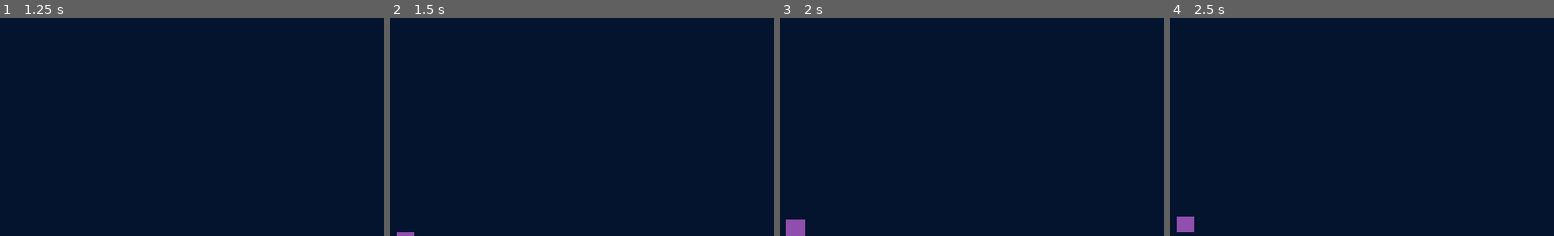
Above: before the commit, frames 1-4 (left to right).
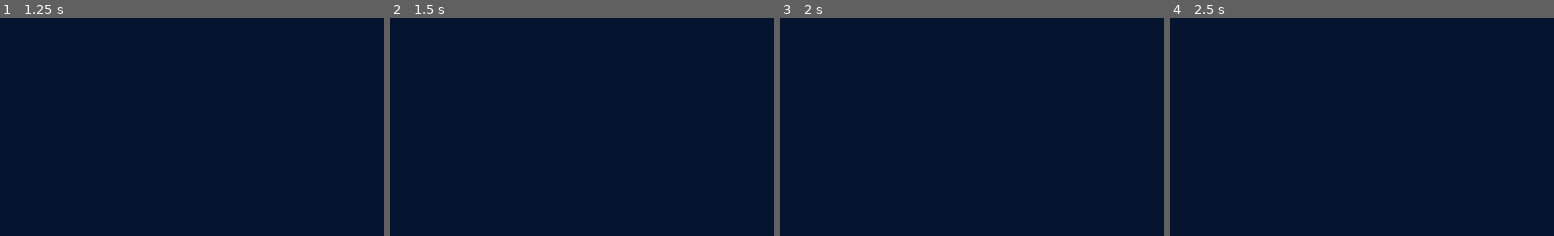
Above: after the commit, the same moments.

Repository: ketr4x/Motion
Game: Godot game, scene res://scenes/game.tscn
Two runs of this game, one before a commit and one after it. Both use one fixed random seed, a clock stepped at 60 frames per second and the inputs below. This scene is started directly instead of the project's main scene.
Inputs (mouse positions are % of the whole screen's width and height, from its top left):
- Up to frame 1 (1.25 s): tap Enter at 0.5 s; move the mouse to (72, 45) at 0.52 s; hold D (right) from 0.53 s (still down); hold E from 0.53 s (still down); click (72, 45) at 0.67 s
- Up to frame 2 (1.5 s): tap Space at 1.25 s; move the mouse to (29, 55) at 1.27 s; release D (right) at 1.28 s; release E at 1.28 s; hold Down from 1.28 s (still down); tap E at 1.35 s
- Up to frame 3 (2 s): keep holding Down
- Up to frame 4 (2.5 s): tap Enter at 2 s; move the mouse to (60, 28) at 2.02 s; release Down at 2.03 s; hold D (right) from 2.03 s (still down); hold E from 2.03 s (still down); tap Alt at 2.1 s
The pictures show only the part of the screen within x 0-50%, y 50-100%; the shares and areas given below are measured in that part.

Frame 1 is identical in both runs. In frame 2, less than 0.1% of the frame differs, in the area x 1-7%, y 98-100%; in frame 3, 0.4%, in the area x 1-7%, y 92-100%; in frame 4, 0.3%.

Commit message:
feat: implement co-op gate mechanics with lever activation

Diff:
--- /dev/null
+++ b/scenes/coop_gate.tscn
@@ -0,0 +1,98 @@
+[gd_scene format=3 uid="uid://coopgatetscn"]
+
+[ext_resource type="Script" path="res://scripts/coop_gate.gd" id="1_gate"]
+[ext_resource type="FontFile" uid="uid://di8wo4lhpfqr5" path="res://assets/Cairopixel.ttf" id="2_font"]
+
+[sub_resource type="CanvasTexture" id="CanvasTexture_barrier"]
+
+[sub_resource type="RectangleShape2D" id="RectangleShape2D_barrier"]
+size = Vector2(600, 20)
+
+[sub_resource type="CanvasTexture" id="CanvasTexture_lever"]
+
+[sub_resource type="RectangleShape2D" id="RectangleShape2D_lever"]
+size = Vector2(40, 40)
+
+[sub_resource type="SceneReplicationConfig" id="SceneReplicationConfig_gate"]
+properties/0/path = NodePath(".:position")
+properties/0/spawn = true
+properties/0/replication_mode = 1
+
+[node name="CoopGate" type="Node2D"]
+script = ExtResource("1_gate")
+
+[node name="GateBody" type="StaticBody2D" parent="."]
+collision_mask = 0
+
+[node name="Sprite2D" type="Sprite2D" parent="GateBody"]
+self_modulate = Color(0.1, 0.45, 0.8, 0.75)
+scale = Vector2(600, 20)
+texture = SubResource("CanvasTexture_barrier")
+
+[node name="CollisionShape2D" type="CollisionShape2D" parent="GateBody"]
+shape = SubResource("RectangleShape2D_barrier")
+
+[node name="Label" type="Label" parent="GateBody"]
+offset_left = -100.0
+offset_top = -26.0
+offset_right = 100.0
+offset_bottom = -3.0
+theme_override_colors/font_color = Color(0.3, 0.7, 1, 1)
+theme_override_fonts/font = ExtResource("2_font")
+theme_override_font_sizes/font_size = 14
+text = "CO-OP GATE LOCKED"
+horizontal_alignment = 1
+vertical_alignment = 1
+
+[node name="LeverA" type="Area2D" parent="."]
+position = Vector2(-180, -35)
+collision_layer = 0
+collision_mask = 2
+
+[node name="Sprite2D" type="Sprite2D" parent="LeverA"]
+self_modulate = Color(0.9, 0.2, 0.2, 1)
+scale = Vector2(16, 24)
+texture = SubResource("CanvasTexture_lever")
+
+[node name="CollisionShape2D" type="CollisionShape2D" parent="LeverA"]
+shape = SubResource("RectangleShape2D_lever")
+
+[node name="Label" type="Label" parent="LeverA"]
+offset_left = -75.0
+offset_top = -30.0
+offset_right = 75.0
+offset_bottom = -13.0
+theme_override_colors/font_color = Color(0.9, 0.9, 0.9, 1)
+theme_override_fonts/font = ExtResource("2_font")
+theme_override_font_sizes/font_size = 12
+text = "LEVER A"
+horizontal_alignment = 1
+vertical_alignment = 1
+
+[node name="LeverB" type="Area2D" parent="."]
+position = Vector2(180, -35)
+collision_layer = 0
+collision_mask = 2
+
+[node name="Sprite2D" type="Sprite2D" parent="LeverB"]
+self_modulate = Color(0.9, 0.2, 0.2, 1)
+scale = Vector2(16, 24)
+texture = SubResource("CanvasTexture_lever")
+
+[node name="CollisionShape2D" type="CollisionShape2D" parent="LeverB"]
+shape = SubResource("RectangleShape2D_lever")
+
+[node name="Label" type="Label" parent="LeverB"]
+offset_left = -75.0
+offset_top = -30.0
+offset_right = 75.0
+offset_bottom = -13.0
+theme_override_colors/font_color = Color(0.9, 0.9, 0.9, 1)
+theme_override_fonts/font = ExtResource("2_font")
+theme_override_font_sizes/font_size = 12
+text = "LEVER B"
+horizontal_alignment = 1
+vertical_alignment = 1
+
+[node name="MultiplayerSynchronizer" type="MultiplayerSynchronizer" parent="."]
+replication_config = SubResource("SceneReplicationConfig_gate")
--- a/scenes/game.tscn
+++ b/scenes/game.tscn
@@ -29,7 +29,7 @@
 script = ExtResource("1_e2o6t")
 
 [node name="MultiplayerSpawner" type="MultiplayerSpawner" parent="." unique_id=902365000]
-_spawnable_scenes = PackedStringArray("uid://df5s7hsk8vswp", "uid://cspiketscn", "uid://cjellyfishtscn", "uid://coxyspottscn", "uid://cshoaltscn")
+_spawnable_scenes = PackedStringArray("uid://df5s7hsk8vswp", "uid://cspiketscn", "uid://cjellyfishtscn", "uid://coxyspottscn", "uid://cshoaltscn", "uid://coopgatetscn")
 spawn_path = NodePath("..")
 
 [node name="SpawnPoint1" type="Node2D" parent="." unique_id=668066246]
--- /dev/null
+++ b/scripts/coop_gate.gd
@@ -0,0 +1,165 @@
+extends Node2D
+
+@onready var lever_a: Area2D = $LeverA
+@onready var lever_b: Area2D = $LeverB
+@onready var gate_body: StaticBody2D = $GateBody
+
+@onready var lever_a_sprite: Sprite2D = $LeverA/Sprite2D
+@onready var lever_b_sprite: Sprite2D = $LeverB/Sprite2D
+@onready var gate_sprite: Sprite2D = $GateBody/Sprite2D
+
+@onready var lever_a_label: Label = $LeverA/Label
+@onready var lever_b_label: Label = $LeverB/Label
+@onready var gate_label: Label = $GateBody/Label
+
+@onready var gate_collision: CollisionShape2D = $GateBody/CollisionShape2D
+
+@export var activation_window: float = 4.0
+
+var lever_a_active: bool = false
+var lever_b_active: bool = false
+var gate_open: bool = false
+
+var lever_a_timer: float = 0.0
+var lever_b_timer: float = 0.0
+
+var local_in_lever_a: bool = false
+var local_in_lever_b: bool = false
+
+func _ready() -> void:
+	lever_a.body_entered.connect(_on_lever_a_body_entered)
+	lever_a.body_exited.connect(_on_lever_a_body_exited)
+
+	lever_b.body_entered.connect(_on_lever_b_body_entered)
+	lever_b.body_exited.connect(_on_lever_b_body_exited)
+
+	update_visuals()
+
+func _process(delta: float) -> void:
+	if multiplayer.is_server() and not gate_open:
+		var changed = false
+		if lever_a_active:
+			lever_a_timer -= delta
+			if lever_a_timer <= 0.0:
+				lever_a_active = false
+				lever_a_timer = 0.0
+				changed = true
+
+		if lever_b_active:
+			lever_b_timer -= delta
+			if lever_b_timer <= 0.0:
+				lever_b_active = false
+				lever_b_timer = 0.0
+				changed = true
+
+		if changed:
+			sync_lever_states.rpc(lever_a_active, lever_a_timer, lever_b_active, lever_b_timer)
+	else:
+		if lever_a_active and lever_a_timer > 0.0:
+			lever_a_timer = max(0.0, lever_a_timer - delta)
+		if lever_b_active and lever_b_timer > 0.0:
+			lever_b_timer = max(0.0, lever_b_timer - delta)
+
+	# Client input check
+	if not gate_open:
+		if local_in_lever_a and Input.is_key_pressed(KEY_E) and not lever_a_active:
+			request_activate_lever.rpc_id(1, "A")
+		elif local_in_lever_b and Input.is_key_pressed(KEY_E) and not lever_b_active:
+			request_activate_lever.rpc_id(1, "B")
+
+	update_visuals()
+
+@rpc("any_peer", "call_local", "reliable")
+func request_activate_lever(lever_id: String) -> void:
+	if not multiplayer.is_server():
+		return
+	if gate_open:
+		return
+
+	if lever_id == "A":
+		lever_a_active = true
+		lever_a_timer = activation_window
+	elif lever_id == "B":
+		lever_b_active = true
+		lever_b_timer = activation_window
+
+	sync_lever_states.rpc(lever_a_active, lever_a_timer, lever_b_active, lever_b_timer)
+
+	if lever_a_active and lever_b_active:
+		open_gate.rpc()
+
+@rpc("authority", "call_local", "reliable")
+func sync_lever_states(a_state: bool, a_time: float, b_state: bool, b_time: float) -> void:
+	lever_a_active = a_state
+	lever_a_timer = a_time
+	lever_b_active = b_state
+	lever_b_timer = b_time
+
+@rpc("authority", "call_local", "reliable")
+func open_gate() -> void:
+	gate_open = true
+	gate_collision.set_deferred("disabled", true)
+
+	# Shake camera of local player if they exist
+	var game_node = get_parent()
+	if game_node:
+		var local_id = multiplayer.get_unique_id()
+		var local_player = game_node.get_node_or_null(str(local_id))
+		if local_player and local_player.has_method("shake_camera"):
+			local_player.shake_camera(8.0, 0.5)
+
+	# Fade out animation
+	var tween = create_tween()
+	tween.tween_property(gate_sprite, "modulate:a", 0.0, 0.6)
+	tween.parallel().tween_property(gate_sprite, "scale:y", 0.1, 0.6)
+
+	# Also fade out the lever labels
+	tween.parallel().tween_property(lever_a_label, "modulate:a", 0.0, 0.4)
+	tween.parallel().tween_property(lever_b_label, "modulate:a", 0.0, 0.4)
+	tween.parallel().tween_property(gate_label, "modulate:a", 0.0, 0.4)
+
+	# Wait for animation and free
+	tween.tween_callback(queue_free)
+
+func update_visuals() -> void:
+	if gate_open:
+		gate_label.text = "UNLOCKED!"
+		return
+
+	# Update Lever A
+	if lever_a_active:
+		lever_a_sprite.self_modulate = Color(0.2, 0.8, 0.3) # Green
+		lever_a_label.text = "ACTIVE (%.1fs)" % lever_a_timer
+	else:
+		lever_a_sprite.self_modulate = Color(0.9, 0.2, 0.2) # Red
+		if local_in_lever_a:
+			lever_a_label.text = "PRESS [E]"
+		else:
+			lever_a_label.text = "LEVER A"
+
+	# Update Lever B
+	if lever_b_active:
+		lever_b_sprite.self_modulate = Color(0.2, 0.8, 0.3) # Green
+		lever_b_label.text = "ACTIVE (%.1fs)" % lever_b_timer
+	else:
+		lever_b_sprite.self_modulate = Color(0.9, 0.2, 0.2) # Red
+		if local_in_lever_b:
+			lever_b_label.text = "PRESS [E]"
+		else:
+			lever_b_label.text = "LEVER B"
+
+func _on_lever_a_body_entered(body: Node2D) -> void:
+	if body.is_multiplayer_authority():
+		local_in_lever_a = true
+
+func _on_lever_a_body_exited(body: Node2D) -> void:
+	if body.is_multiplayer_authority():
+		local_in_lever_a = false
+
+func _on_lever_b_body_entered(body: Node2D) -> void:
+	if body.is_multiplayer_authority():
+		local_in_lever_b = true
+
+func _on_lever_b_body_exited(body: Node2D) -> void:
+	if body.is_multiplayer_authority():
+		local_in_lever_b = false
--- a/scripts/game.gd
+++ b/scripts/game.gd
@@ -12,18 +12,48 @@
 @onready var depth_label: Label = $HUD/MarginContainer/PanelContainer/MarginContainer/VBoxContainer/InfoHBox/DepthLabel
 @onready var name_label: Label = $HUD/MarginContainer/PanelContainer/MarginContainer/VBoxContainer/InfoHBox/NameLabel
 var oxygen_bar_fill: StyleBoxFlat
+var ready_peers = []
+var game_started = false
 
 func _ready() -> void:
 	multiplayer.peer_disconnected.connect(_on_peer_disconnected)
 	if multiplayer.is_server():
-		spawn_players()
-		var level_seed = randi()
-		$LevelGenerator.generate_level(level_seed)
 		$ShoalTimer.timeout.connect(_on_shoal_timer_timeout)
+		register_ready_peer(1)
 	else:
 		$ShoalTimer.stop()
+		notify_server_ready.rpc_id(1, multiplayer.get_unique_id())
 
 	setup_hud()
+
+@rpc("any_peer", "call_local", "reliable")
+func notify_server_ready(peer_id: int) -> void:
+	if multiplayer.is_server():
+		register_ready_peer(peer_id)
+
+func register_ready_peer(peer_id: int) -> void:
+	if not ready_peers.has(peer_id):
+		ready_peers.append(peer_id)
+	check_all_ready()
+
+func check_all_ready() -> void:
+	if game_started or not multiplayer.is_server():
+		return
+
+	var all_ready = true
+	for p_id in MultiplayerManager.players:
+		if not ready_peers.has(p_id):
+			all_ready = false
+			break
+
+	if all_ready and MultiplayerManager.players.size() > 0:
+		game_started = true
+		start_level_generation()
+
+func start_level_generation() -> void:
+	spawn_players()
+	var level_seed = randi()
+	$LevelGenerator.generate_level(level_seed)
 
 func spawn_players() -> void:
 	var spawn_points = [spawn_point_1, spawn_point_2]
@@ -129,11 +159,12 @@
 
 @rpc("authority", "call_local", "reliable")
 func transition_to_death() -> void:
-	call_deferred("_transition_to_death")
-
-func _transition_to_death() -> void:
+	# Shut down networking immediately to prevent parsing remaining packets in this frame
 	multiplayer.multiplayer_peer = null
 	MultiplayerManager.players.clear()
+	call_deferred("_transition_to_death")
+
+func _transition_to_death() -> void:
 	get_tree().change_scene_to_file("res://scenes/menu.tscn")
 
 func _on_shoal_timer_timeout() -> void:
@@ -160,12 +191,17 @@
 func _on_peer_disconnected(id: int) -> void:
 	if id in player_status:
 		player_status.erase(id)
-
-	if multiplayer.is_server():
-		var all_dead = true
-		for p_id in player_status:
-			if player_status[p_id] == "alive":
-				all_dead = false
-				break
-		if all_dead:
-			transition_to_death.rpc()
+	if id in ready_peers:
+		ready_peers.erase(id)
+
+	if multiplayer.is_server():
+		if not game_started:
+			check_all_ready()
+		else:
+			var all_dead = true
+			for p_id in player_status:
+				if player_status[p_id] == "alive":
+					all_dead = false
+					break
+			if all_dead:
+				transition_to_death.rpc()
--- a/scripts/level_generator.gd
+++ b/scripts/level_generator.gd
@@ -3,6 +3,7 @@
 @export var spike_scene: PackedScene = preload("res://scenes/spike.tscn")
 @export var jellyfish_scene: PackedScene = preload("res://scenes/jellyfish.tscn")
 @export var oxygen_spot_scene: PackedScene = preload("res://scenes/oxygen_spot.tscn")
+@export var coop_gate_scene: PackedScene = preload("res://scenes/coop_gate.tscn")
 
 @export var start_depth: float = 300.0
 @export var end_depth: float = 3600.0
@@ -23,6 +24,14 @@
 	var oxygen_spawn_counter = 0
 
 	while current_depth < end_depth:
+		if abs(current_depth - 1200.0) < 10.0 or abs(current_depth - 2460.0) < 10.0:
+			var gate = coop_gate_scene.instantiate()
+			gate.position = Vector2(0, current_depth)
+			gate.name = "CoopGate_" + str(int(current_depth))
+			get_parent().add_child(gate)
+			current_depth += depth_interval
+			continue
+
 		var obstacle_count = rng.randi_range(1, 2)
 		var spawned_x_positions = []
 
@@ -37,7 +46,7 @@
 			if not too_close:
 				spawned_x_positions.append(obstacle_x)
 				var obstacle
-				if rng.randf() < 0.4:
+				if rng.randf() < 0.9:
 					obstacle = jellyfish_scene.instantiate()
 					obstacle.name = "Jellyfish_" + str(int(current_depth)) + "_" + str(i)
 				else:
--- a/scripts/player.gd
+++ b/scripts/player.gd
@@ -33,6 +33,9 @@
 
 @onready var camera: Camera2D = $Camera2D
 @onready var sprite: Sprite2D = $Sprite2D
+
+var shake_amount: float = 0.0
+var shake_decay: float = 0.0
 
 func _enter_tree() -> void:
 	var peer_id = name.to_int()
@@ -202,6 +205,11 @@
 	if is_multiplayer_authority():
 		camera.global_position = Vector2(0, pos.y)
 
+func shake_camera(intensity: float, duration: float) -> void:
+	if is_multiplayer_authority():
+		shake_amount = intensity
+		shake_decay = intensity / duration
+
 func _process(delta: float) -> void:
 	if is_multiplayer_authority():
 		if not is_dead:
@@ -211,6 +219,16 @@
 			if survivor:
 				camera.global_position.x = 0
 				camera.global_position.y = lerp(camera.global_position.y, survivor.global_position.y, 5.0 * delta)
+
+		# Camera shake logic
+		if shake_amount > 0.0:
+			shake_amount = max(0.0, shake_amount - shake_decay * delta)
+			camera.offset = Vector2(
+				randf_range(-shake_amount, shake_amount),
+				randf_range(-shake_amount, shake_amount)
+			)
+		else:
+			camera.offset = Vector2.ZERO
 
 	if velocity.length() > speed * 1.3 and not is_dead:
 		if abs(velocity.x) > abs(velocity.y):
Not shown, added: scripts/coop_gate.gd.uid
